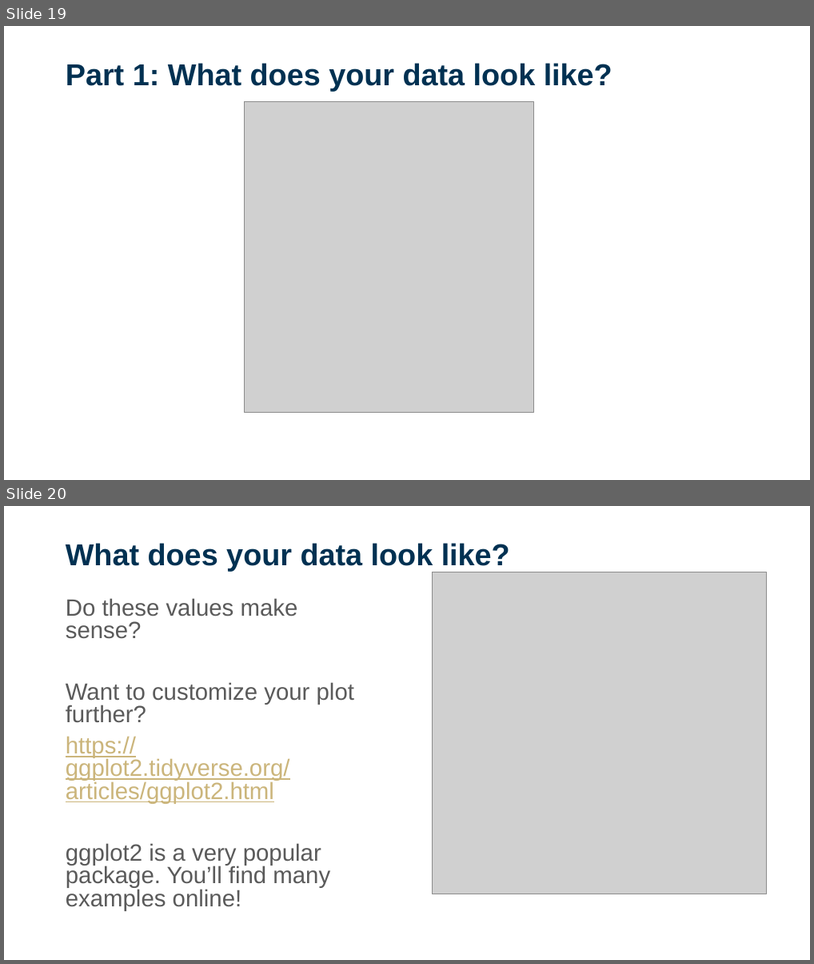
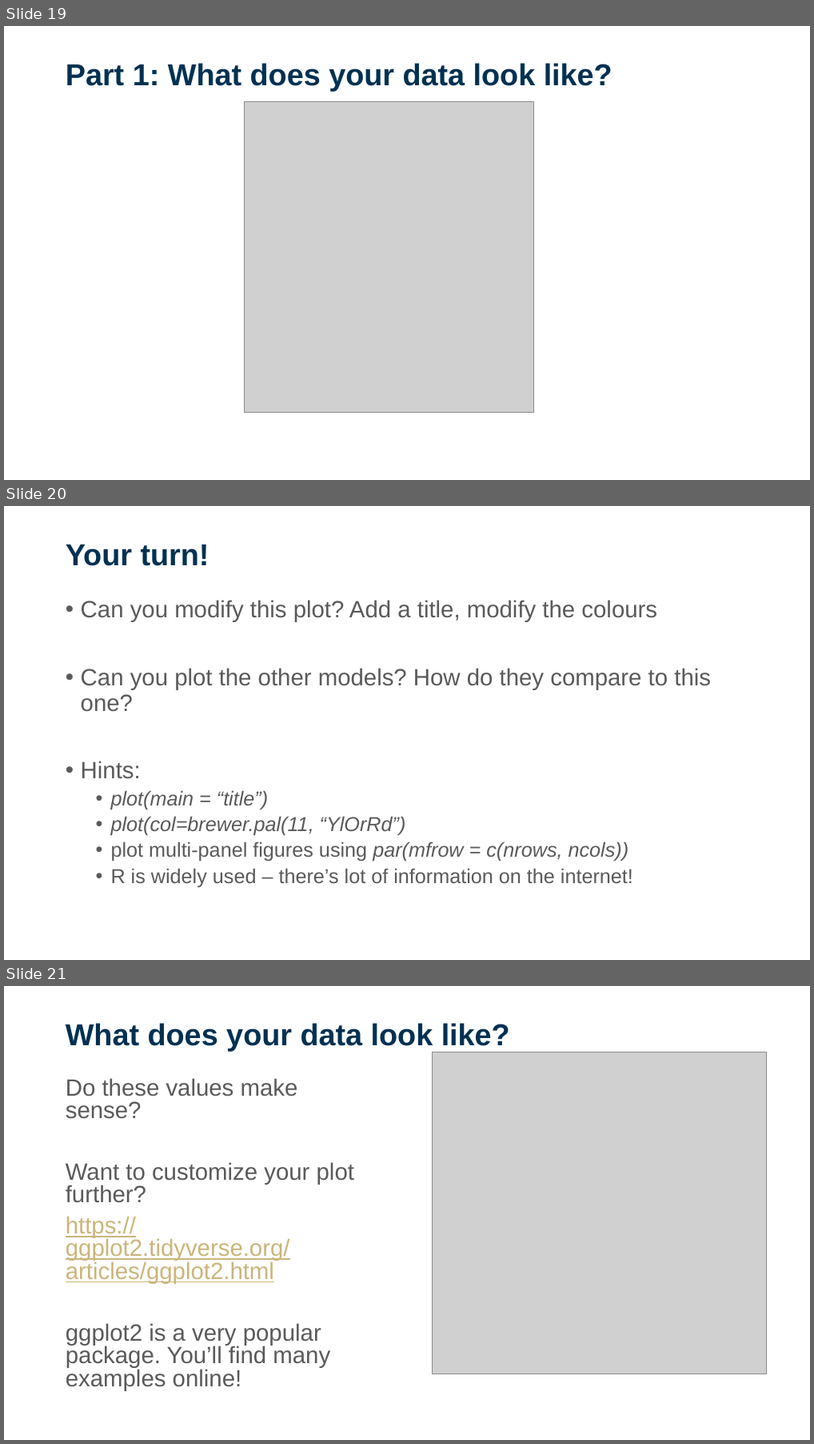
Before and after one commit to sdesrosiers1989/ICCB_Projections, a slide deck: ICCB2025_Session2_ClimateProjections.pptx. Shown one above the other, each under a label of ours: slides 19 and 20 before the commit, slides 19, 20 and 21 after it. The pictures are 814x964 and 814x1444 pixels, drawn with LibreOffice and Linux fonts; fonts in the diff are those of the drawing; grey boxes stand for pictures; background and template pictures are left out. Boxes give left, top, right and bottom in pixels: in the first picture for what was removed or moved away, otherwise in the second. Text is boxed around its words. In the diff, an @@ line names an element or a change of style, - is before the commit and + after.

```diff
--- a/ICCB2025_Session2_ClimateProjections.pptx
+++ b/ICCB2025_Session2_ClimateProjections.pptx
@@ slide 20 added at [4, 506, 810, 960], background picture (left out) @@
@@ title added at [66, 544, 210, 566], 36 pt, text #003152, bold @@
+Your turn!
@@ text added at [81, 600, 711, 887], 24 pt, text #5A5A5A @@
+• Can you modify this plot? Add a title, modify the colours
+• Can you plot the other models? How do they compare to this one?
+• Hints:
+  • plot(main = “title”)
+  • plot(col=brewer.pal(11, “YlOrRd”)
+  • plot multi-panel figures using par(mfrow = c(nrows, ncols))
+  • R is widely used – there’s lot of information on the internet!
@@ what was slide 20 is now slide 21 @@
```
Also in this commit, not shown: 8 slides changed, 1 other slide added, 1 other file.
